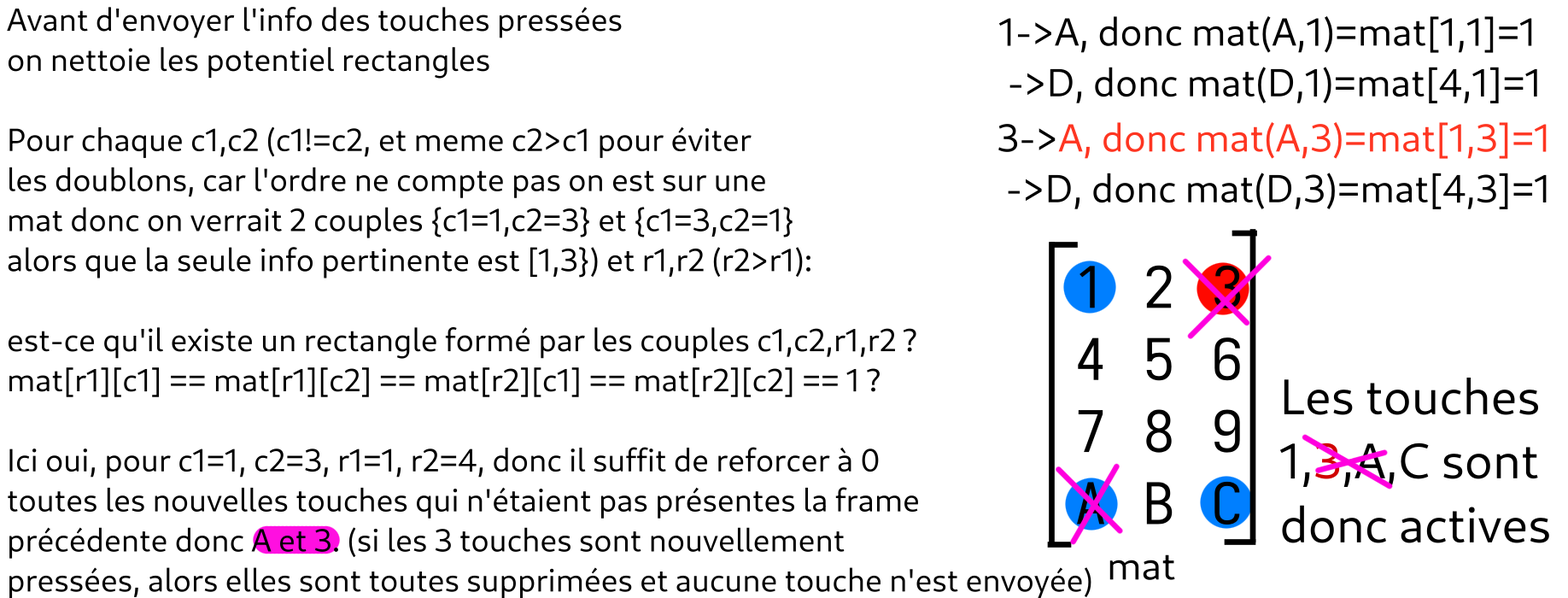
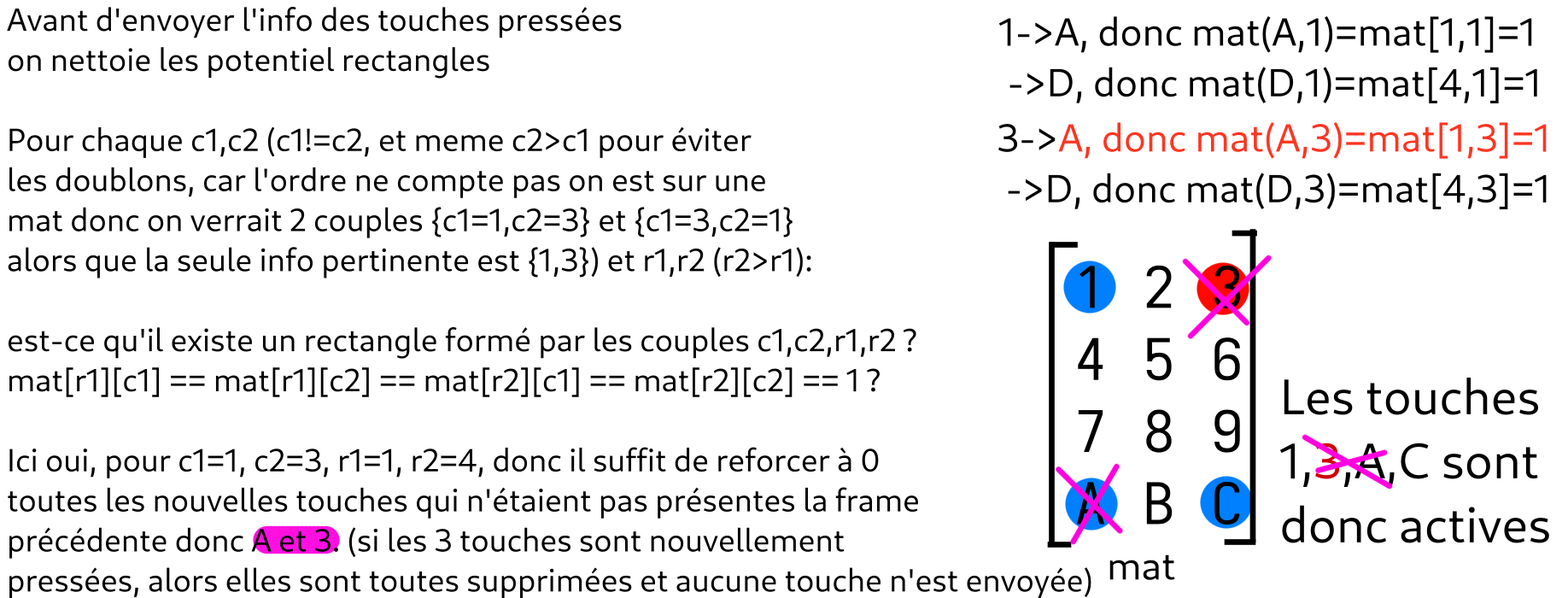
The second (1568, 598) image is a revision of the first. Changes to its layers:
pixels changed over [528, 246, 812, 278] (layer not identified)
